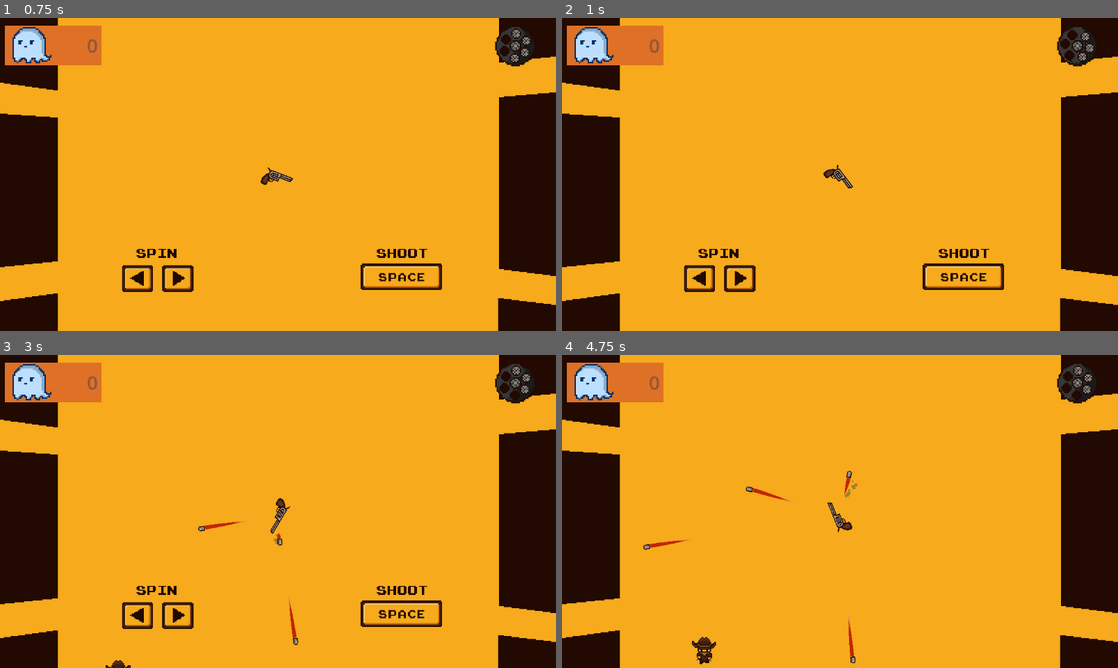
Above: before the commit, frames 1-4 (two rows, left to right).
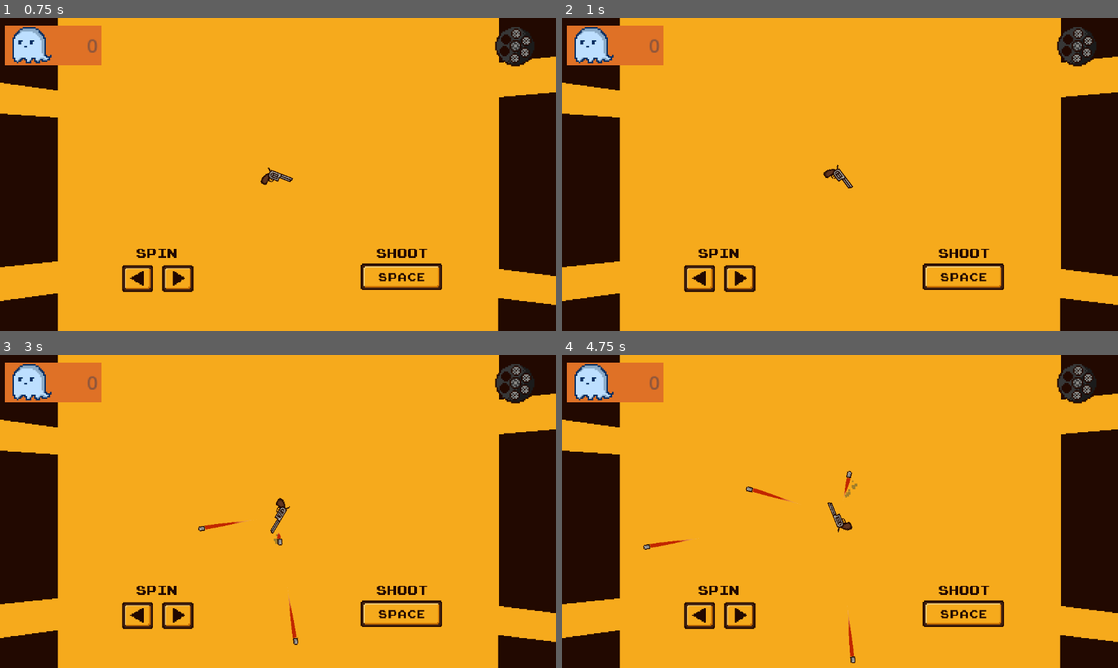
Above: after the commit, the same moments.

Repository: Guigo-dev/JuniperGameJam
Game: Godot game, scene res://Scenes/Menus/shop.tscn
The game is run twice, just before and just after one commit, with the same random seed, the same clock (stepped at 60 frames per second) and the same inputs. This scene is started directly instead of the project's main scene.
Inputs (mouse positions are in pixels of both pictures, inside the frame that each line leads up to):
- Up to frame 1 (0.75 s): click "NEXT WAVE" at 0.5 s
- Up to frame 2 (1 s): no input
- Up to frame 3 (3 s): move the mouse to (400, 495) at 1.27 s; hold Right (Direita) 1.28-2.03 s; tap Space (atirar) at 1.35, 2.1, 2.85 s; click (400, 495) at 1.42 s; move the mouse to (166, 527) at 2.02 s; hold Left (Esquerda) 2.03-2.78 s; move the mouse to (333, 442) at 2.77 s; hold Right (Direita) from 2.78 s (still down)
- Up to frame 4 (4.75 s): move the mouse to (812, 574) at 3.52 s; tap Space (atirar) at 3.6, 4.35 s; click (812, 574) at 3.67 s; move the mouse to (1006, 558) at 4.27 s; release Right (Direita) at 4.28 s; hold Left (Esquerda) from 4.28 s (still down)

Frame 1 is identical in both runs. In frame 2, 0.3% of the frame differs, in the area x 89-96%, y 3-15%; in frame 3, less than 0.1%; in frame 4, 1.8%, in the area x 21-94%, y 3-99%.

Commit message:
loja integrada no loop e contador de waves mudado pro game manager

Diff:
--- a/Scripts/FasePrincipal/game_manager.gd
+++ b/Scripts/FasePrincipal/game_manager.gd
@@ -41,8 +41,10 @@
 const GAME_SCENE = "res://Scenes/FasePrincipal/FasePrincipal.tscn"
 
 func changeSceneShop():
+	get_tree().paused=true
 	get_tree().change_scene_to_file(SHOP_SCENE)
 func changeSceneGame():
+	get_tree().paused=true
 	get_tree().change_scene_to_file(GAME_SCENE)
 
 
--- a/Scripts/FasePrincipal/wave_manager.gd
+++ b/Scripts/FasePrincipal/wave_manager.gd
@@ -41,14 +41,12 @@
 	spawner_magro.enemy_removed.connect(_on_enemy_removed)
 	spawner_gordo.enemy_removed.connect(_on_enemy_removed)
 
-	start_wave()
+	print("funcao read")
 
 func start_wave():
 
-	wave += 1
-
-
-	print("wave ", wave)
+	GameManager.waveCounter += 1
+	print("wave ", GameManager.waveCounter)
 
 	wave_timer = 0.0
 	wave_finished = false
@@ -57,7 +55,7 @@
 
 	spawn_events.clear()
 
-	var data = wave_enemies[wave]
+	var data = wave_enemies[GameManager.waveCounter]
 
 	generate_events("A", data["A"])
 	generate_events("B", data["B"])
@@ -86,8 +84,6 @@
 
 		if enemies_alive <= 0:
 			get_tree().change_scene_to_packed(cenaShop)
-			start_wave()
-
 		return
 
 	wave_timer += delta
--- a/Scripts/Menus/shop.gd
+++ b/Scripts/Menus/shop.gd
@@ -112,6 +112,6 @@
 
 func _on_next_wave_button_pressed() -> void:
 	#get_tree().unload_current_scene(TEST_SCENE)
-	get_tree().change_scene_to_file("res://Scenes/FasePrincipal/FasePrincipal.tscn")
+	GameManager.changeSceneGame()
 
 	print("botao apertado")
